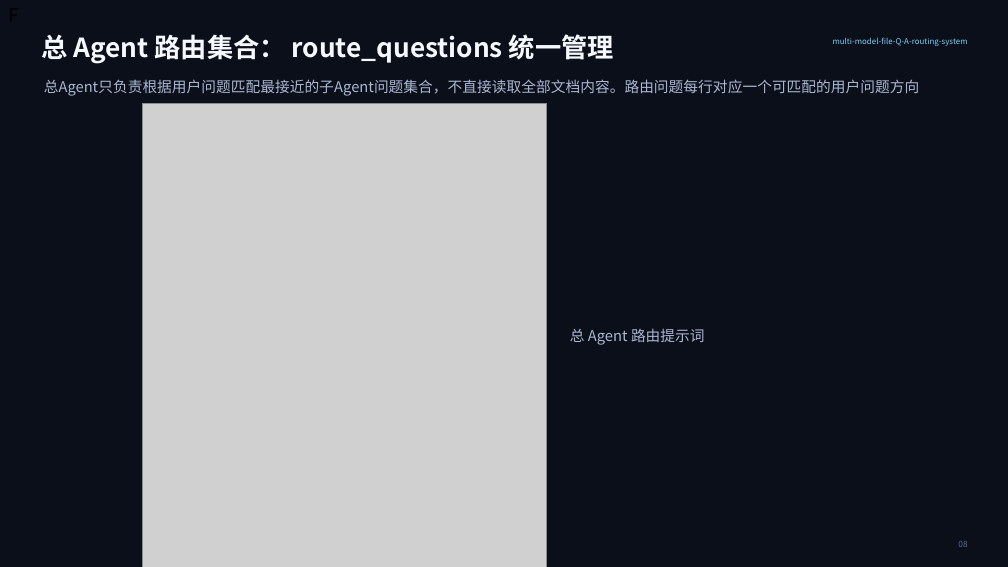
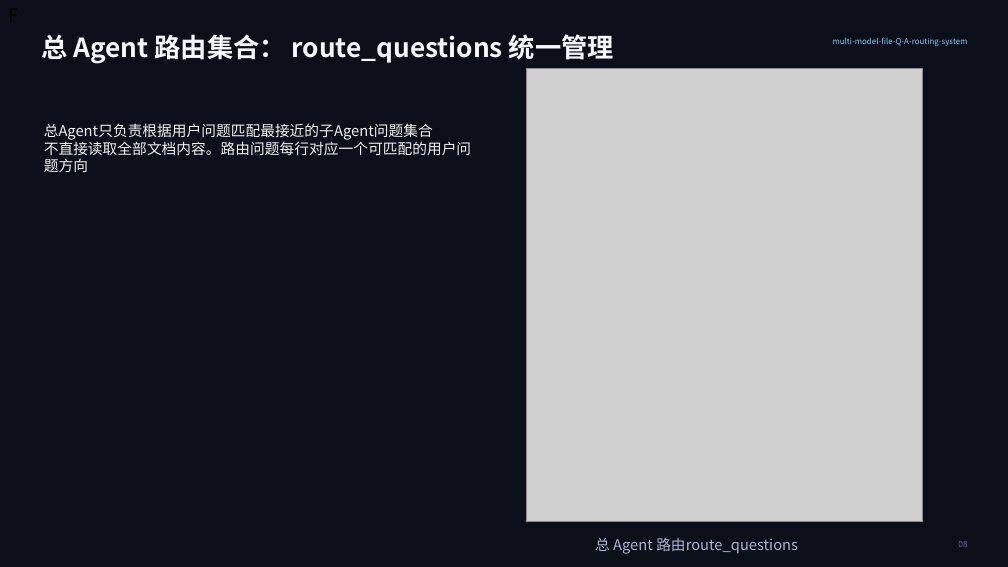
Before and after one commit to Annauae/multi-model-file-Q-A-routing-system, a slide deck: slide 9 of multi_model_file_qa_routing_system_intro (1).pptx. Drawn at 1008x567 pixels with LibreOffice and Linux fonts; fonts in the diff are those of the drawing; grey boxes stand for pictures. Boxes give left, top, right and bottom in pixels: in the first picture for what was removed or moved away, otherwise in the second. Text is boxed around its words. In the diff, an @@ line names an element or a change of style, - is before the commit and + after.

```diff
--- a/multi_model_file_qa_routing_system_intro (1).pptx
+++ b/multi_model_file_qa_routing_system_intro (1).pptx
@@ picture: place and size @@
-picture at [142,104,547,567]
+picture at [526,68,922,522]
@@ text at [44,123,471,172]: text changed; text colour #AAB6D3 to #F2F2F2 @@
-总Agent只负责根据用户问题匹配最接近的子Agent问题集合，不直接读取全部文档内容。路由问题每行对应一个可匹配的用户问题方向
+总Agent只负责根据用户问题匹配最接近的子Agent问题集合
+不直接读取全部文档内容。路由问题每行对应一个可匹配的用户问题方向
@@ text at [595,537,798,554]: text changed @@
-总 Agent 路由提示词
+总 Agent 路由route_questions
```
Also in this commit, not shown: 16 other slides changed, 3 other files.
